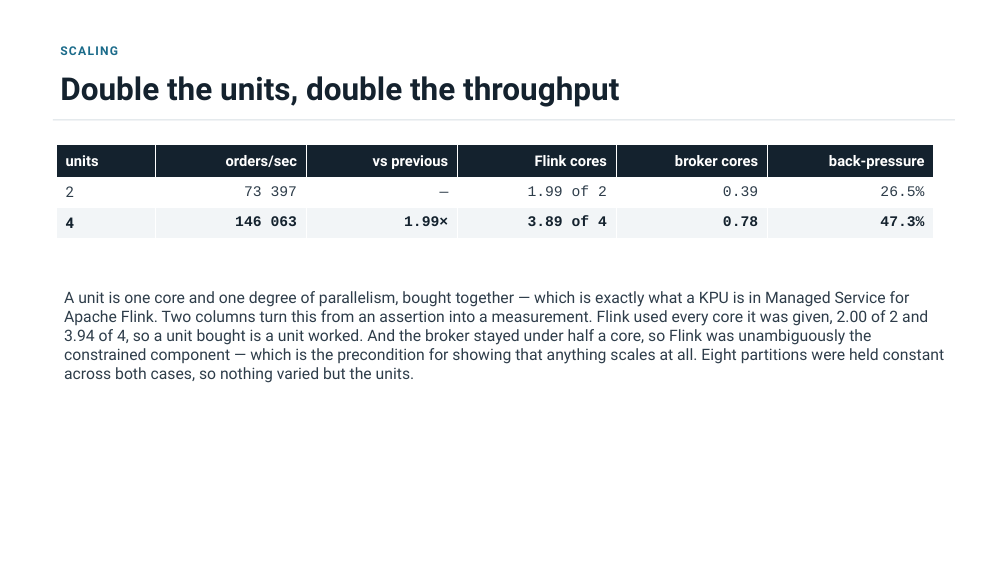
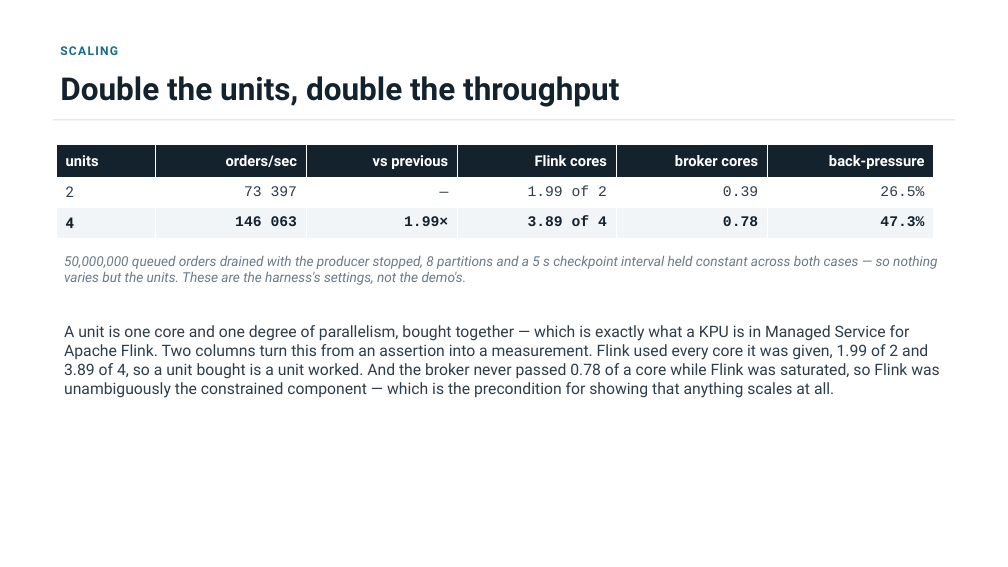
Before and after one commit to jimzucker/flink-training, a slide deck: slide 8 of docs/deck/final-demo-handout.pptx. Drawn at 1008x567 pixels with LibreOffice and Linux fonts; fonts in the diff are those of the drawing. Boxes give left, top, right and bottom in pixels: in the first picture for what was removed or moved away, otherwise in the second. Text is boxed around its words. In the diff, an @@ line names an element or a change of style, - is before the commit and + after.

```diff
--- a/docs/deck/final-demo-handout.pptx
+++ b/docs/deck/final-demo-handout.pptx
@@ text added at [64, 256, 937, 285], 13 pt, text #6B7A87, italic @@
+50,000,000 queued orders drained with the producer stopped, 8 partitions and a 5 s checkpoint interval held constant across both cases — so nothing varies but the units. These are the harness's settings, not the demo's.
@@ text at [64, 325, 939, 398]: text changed @@
-A unit is one core and one degree of parallelism, bought together — which is exactly what a KPU is in Managed Service for Apache Flink. Two columns turn this from an assertion into a measurement. Flink used every core it was given, 2.00 of 2 and 3.94 of 4, so a unit bought is a unit worked. And the broker stayed under half a core, so Flink was unambiguously the constrained component — which is the precondition for showing that anything scales at all. Eight partitions were held constant across both cases, so nothing varied but the units.
+A unit is one core and one degree of parallelism, bought together — which is exactly what a KPU is in Managed Service for Apache Flink. Two columns turn this from an assertion into a measurement. Flink used every core it was given, 1.99 of 2 and 3.89 of 4, so a unit bought is a unit worked. And the broker never passed 0.78 of a core while Flink was saturated, so Flink was unambiguously the constrained component — which is the precondition for showing that anything scales at all.
```
Also in this commit, not shown: 2 other slides changed, 3 other files.
